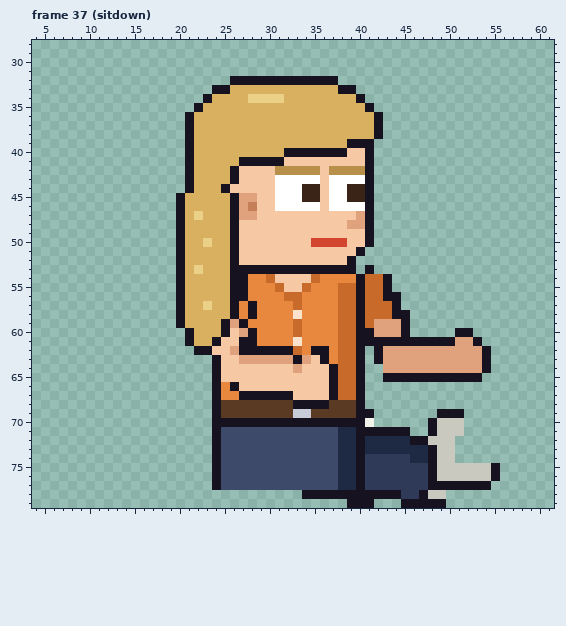
A pixel-art file gets an edit: sprites/clients/client_vetrec_b_right_anim.aseprite. Above: the version before the commit.
64x80 pixels, 129 frames. Shown: frame 37 (sitdown): x 4..61, y 28..79. The commit also changed other frames, which this record leaves out.
Once edited:
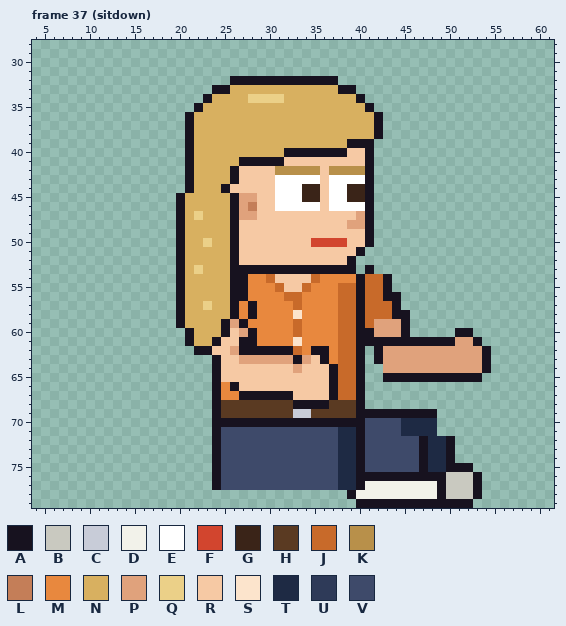
Palette (. is transparent): A #17121f  B #c9c9c0  C #c8ccd8  D #f2f2ea  E #ffffff  F #d2452e  G #3a2418  H #5a3a22  J #c86a2a  K #b8904a  L #c47e58  M #e8883e  N #d8b060  P #e0a27c  Q #ebd088  R #f6c9a4  S #fce4cc  T #1e2a44  U #2e3a58  V #3e4a6a
From old to new:
--- frame 37 (sitdown), layers "Pants", "Shoes"
@@ x 32..57 @@
 68 HAAAAHHHA.................
-69 HCCHHHHHAA.......AAA......
-70 AAAAAAAAAD......ABBB......
-71 VVVVVVTTAAAAAA..ABBB......
-72 VVVVVVTTATTTTTAABBB.......
-73 VVVVVVTTATTTTTTTABB.......
-74 VVVVVVTTAUUUUUTTABB.......
-75 VVVVVVTTAUUUUUUUABBBBBBA..
-76 VVVVVVTTAUUUUUUUABBBBBBA..
-77 VVVVVVTTAUUUUUUUAAAAAAA...
-78 ..AAAAAAAAAAAUUABB........
-79 .......AAA...AAAAA........
+69 HCCHHHHHAAAAAAAAA.........
+70 AAAAAAAAAVVVVTTTT.........
+71 VVVVVVTTAVVVVTTTT.........
+72 VVVVVVTTAVVVVVVATTA.......
+73 VVVVVVTTAVVVVVVATTA.......
+74 VVVVVVTTAVVVVVVATTA.......
+75 VVVVVVTTAVVVVVVATTAAA.....
+76 VVVVVVTTAAAAAAAAAABBBA....
+77 VVVVVVTTADDDDDDDDABBBA....
+78 .......ADDDDDDDDDABBBA....
+79 ........AAAAAAAAAAAAA.....
Boxes around the changes in both pictures, in picture pixels (x1, y1, x2, y2):
changed: (302, 409, 500, 508)
